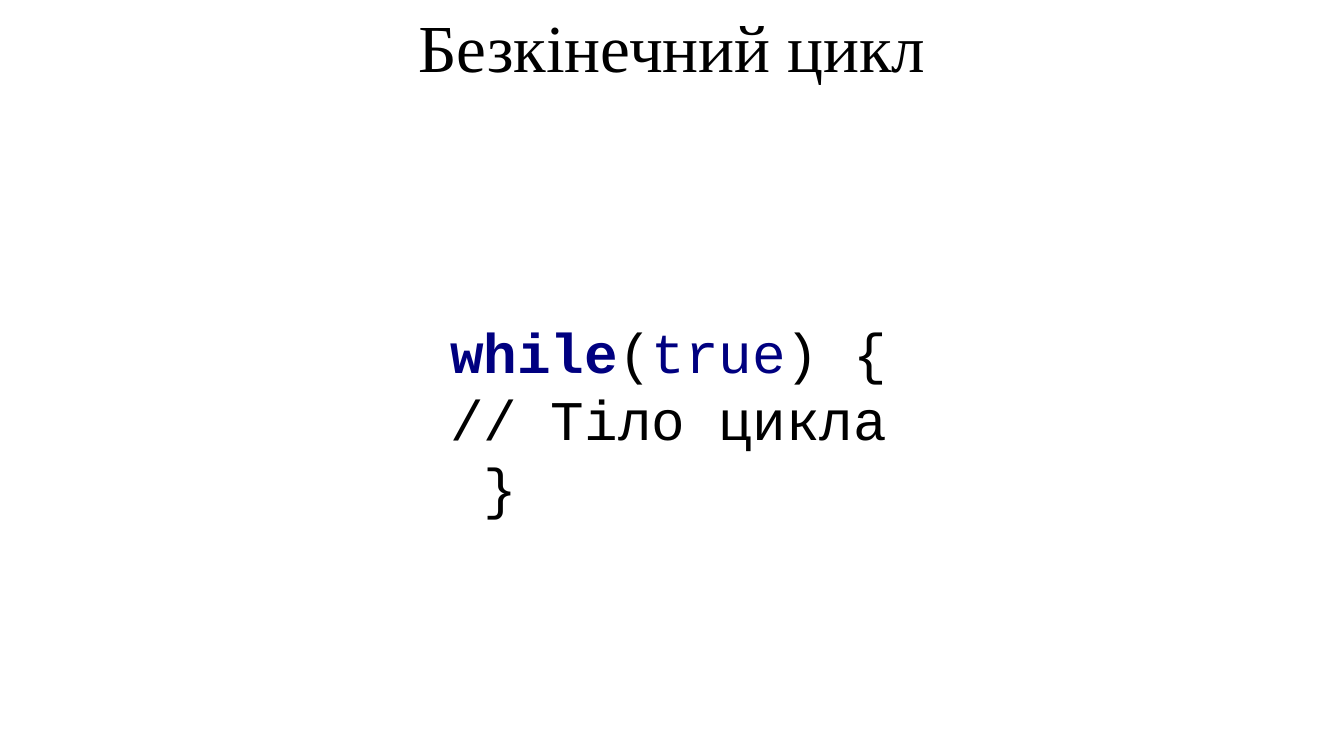
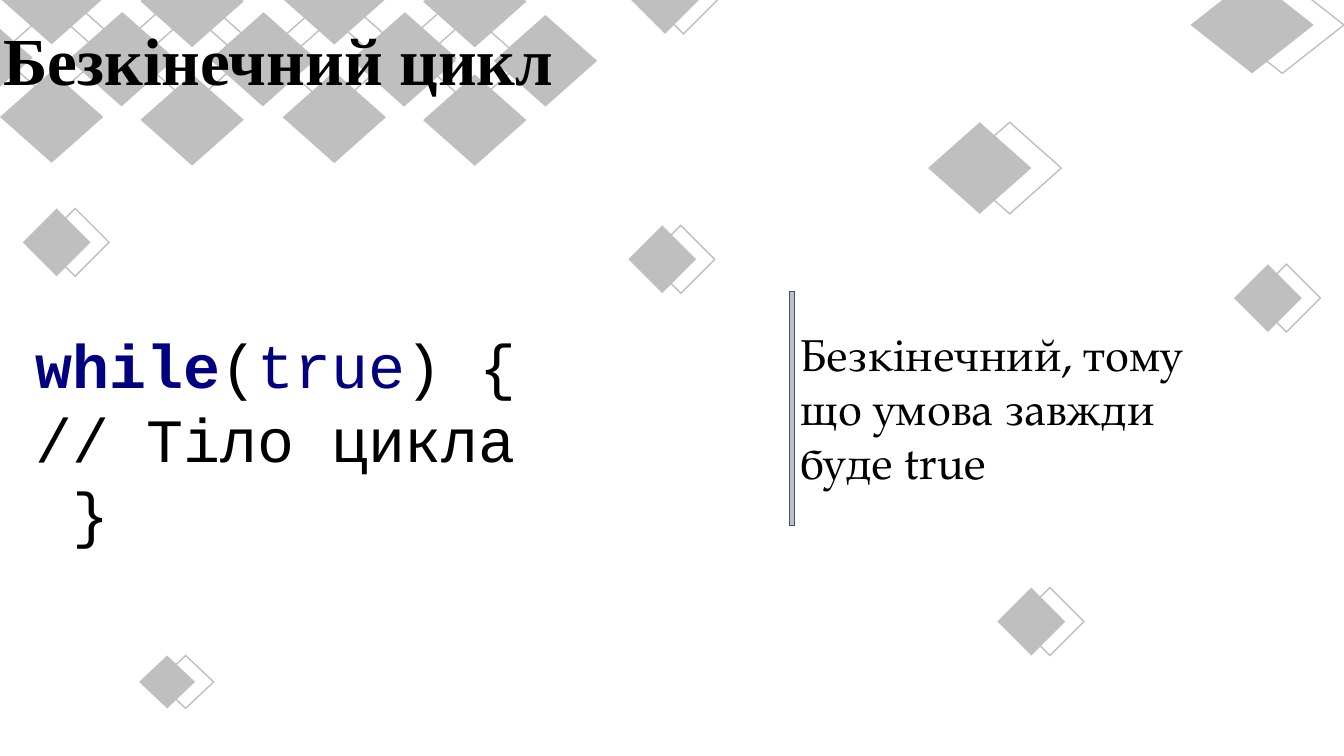
Before and after one commit to arg3ntuum/JavaCourse, a slide deck: slide 6 of Java Урок 4 for while.pptx (slide 5 before the commit). Drawn at 1344x756 pixels with LibreOffice and Linux fonts; fonts in the diff are those of the drawing. Boxes give left, top, right and bottom in pixels: in the first picture for what was removed or moved away, otherwise in the second. Text is boxed around its words. In the diff, an @@ line names an element or a change of style, - is before the commit and + after.

```diff
--- a/Java Урок 4 for while.pptx
+++ b/Java Урок 4 for while.pptx
@@ text "Безкінечний цикл": place and size @@
-text "Безкінечний цикл" at bbox=[418, 26, 925, 84]
+text "Безкінечний цикл" at bbox=[4, 32, 554, 97]
@@ text "Безкінечний цикл" at bbox=[4, 32, 554, 97]: bold on @@
@@ diamond added at bbox=[628, 226, 696, 293], fill #BFBFBF @@
@@ diamond added at bbox=[647, 226, 715, 293], outline #BFBFBF 1 pt @@
@@ rectangle added at bbox=[790, 291, 796, 525], fill #BFBFBF, outline #325491 1 pt @@
@@ text "while(true) {": place and size @@
-text "while(true) {" at bbox=[450, 333, 887, 451]
+text "while(true) {" at bbox=[35, 344, 516, 475]
@@ text "while(true) {" at bbox=[35, 344, 516, 475]: size 40 to 44 pt @@
@@ text added at bbox=[801, 339, 1183, 490], 32 pt, text #000000 @@
+Безкінечний, тому що умова завжди буде true
@@ diamond added at bbox=[998, 588, 1066, 655], fill #BFBFBF @@
@@ diamond added at bbox=[1016, 588, 1084, 655], outline #BFBFBF 1 pt @@
@@ group added at bbox=[0, 0, 1344, 708]: 35 diamonds @@
```
Also in this commit, not shown: 16 other slides changed, 1 slide removed.
